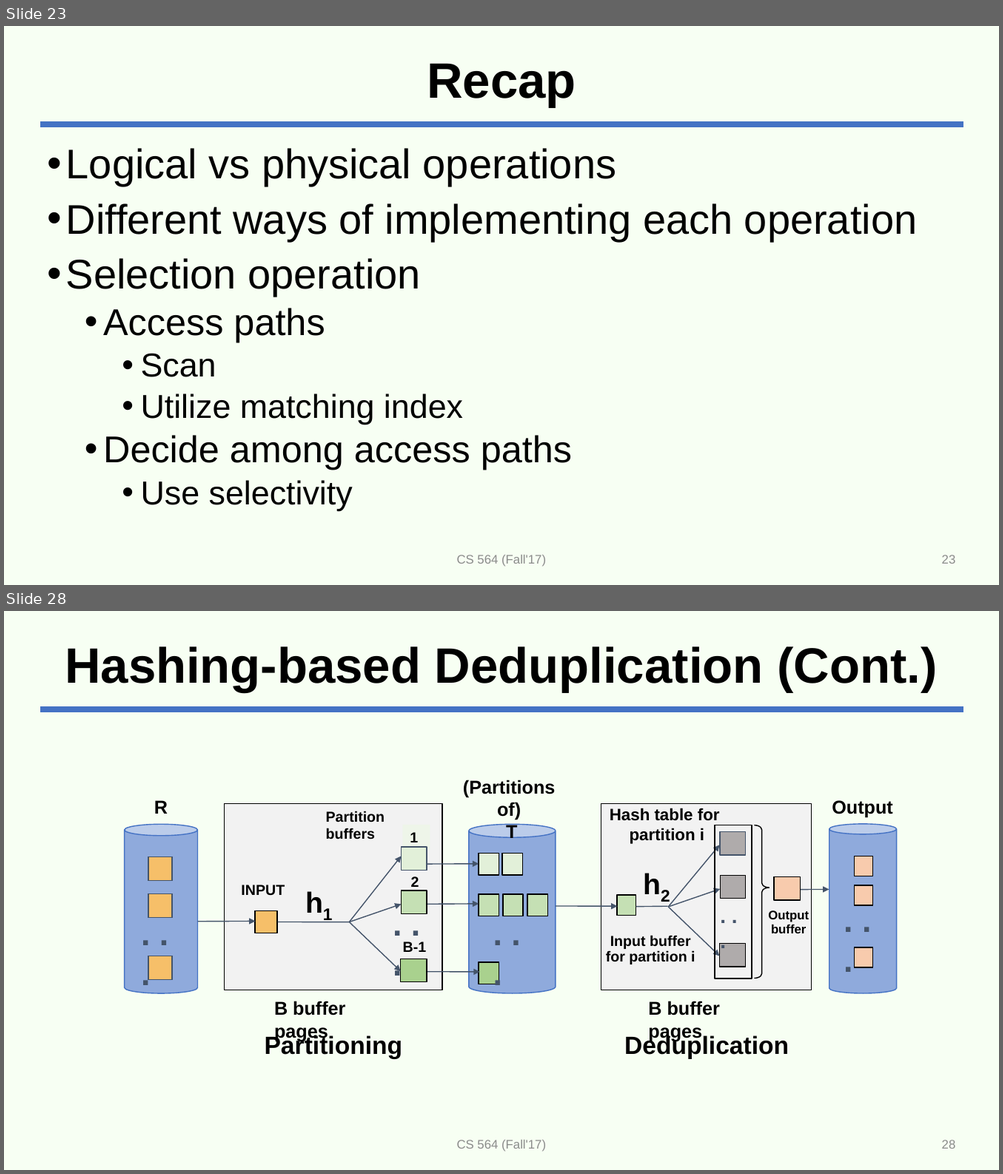
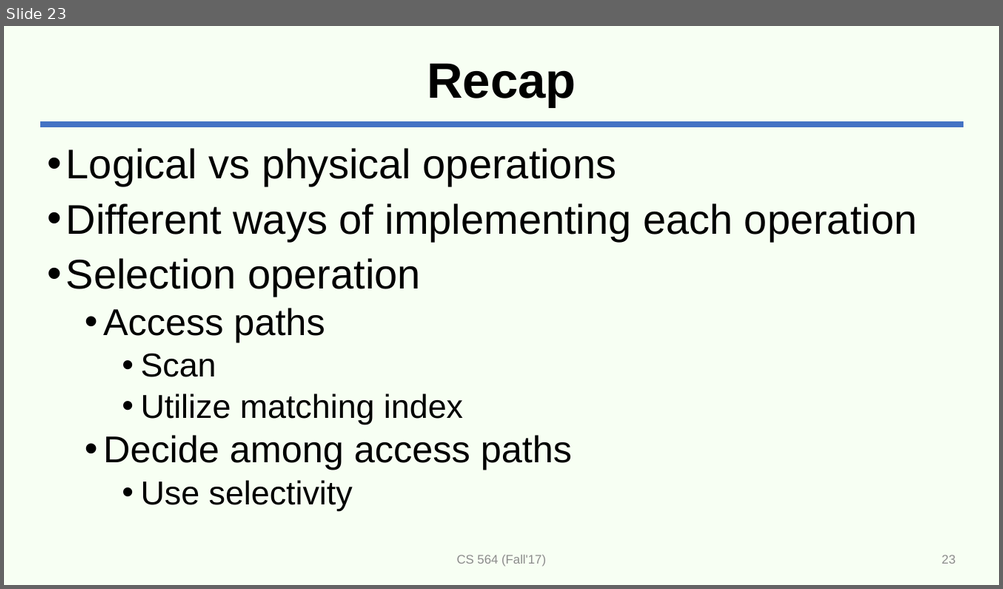
Before and after one commit to adelaneh/adelaneh.github.io, a slide deck: cs564_fall17/slides/lecture20-rel-ops.pptx. Shown one above the other, each under a label of ours: slides 23 and 28 before the commit, slide 23 after it; the slides between them are not shown. The pictures are 1003x1174 and 1003x589 pixels, drawn with LibreOffice and Linux fonts; fonts in the diff are those of the drawing. Boxes give left, top, right and bottom in pixels: in the first picture for what was removed or moved away, otherwise in the second. Text is boxed around its words. In the diff, an @@ line names an element or a change of style, - is before the commit and + after.

```diff
--- a/cs564_fall17/slides/lecture20-rel-ops.pptx
+++ b/cs564_fall17/slides/lecture20-rel-ops.pptx
@@ slide 28 removed at (4, 611, 999, 1170), background #E4FFD5 at 28% opacity; not listed: 1 template element that a slide beside it also shows @@
@@ title removed at (65, 647, 936, 692) @@
-Hashing-based Deduplication (Cont.)
@@ text removed at (463, 780, 555, 838) @@
-(Partitions of)
-T
@@ freeform shape removed at (224, 803, 442, 990) @@
@@ freeform shape removed at (601, 803, 811, 990) @@
@@ text removed at (609, 808, 720, 844) @@
-Hash table for
-partition i
@@ freeform shape removed at (714, 825, 751, 979) @@
@@ right brace removed at (754, 825, 768, 978) @@
@@ arrow removed from (427, 864) to (478, 864) @@
@@ text removed at (241, 885, 284, 896) @@
-INPUT
@@ freeform shape removed at (617, 895, 636, 915) @@
@@ freeform shape removed at (774, 877, 800, 900) @@
@@ arrow removed from (800, 890) to (829, 889) @@
@@ group removed at (829, 800, 896, 994): 3 freeform shapes, 2 texts, 1 cylinder @@
-Output
-. . .
@@ group removed at (124, 800, 197, 994): 3 rectangles, 2 texts, 1 cylinder @@
-R
-. . .
@@ arrow removed from (197, 921) to (256, 921) @@
@@ freeform shape removed at (256, 911, 278, 934) @@
@@ group removed at (278, 811, 441, 982): 5 texts, 3 freeform shapes, 3 arrows, 1 rectangle, 1 line @@
-Partition buffers
-2
-1
-h1
-B-1
-. . .
@@ arrow removed from (427, 904) to (478, 904) @@
@@ group removed at (469, 824, 555, 994): 6 freeform shapes, 1 cylinder, 1 text @@
-. . .
@@ arrow removed from (555, 906) to (617, 906) @@
@@ group removed at (635, 832, 754, 967): 3 freeform shapes, 3 arrows, 2 texts, 1 line @@
-h2
-. . .
@@ text removed at (768, 911, 808, 934) @@
-Output
-buffer
@@ text removed at (606, 935, 694, 965) @@
-Input buffer
-for partition i
@@ arrow removed from (427, 972) to (480, 972) @@
@@ text removed at (274, 1001, 345, 1042) @@
-B buffer pages
@@ text removed at (648, 1001, 720, 1042) @@
-B buffer pages
@@ text removed at (264, 1034, 403, 1059) @@
-Partitioning
@@ text removed at (624, 1034, 788, 1059) @@
-Deduplication
@@ text removed at (457, 1140, 546, 1152) @@
-CS 564 (Fall'17)
@@ page number removed at (942, 1140, 956, 1149) @@
-28
```
Also in this commit, not shown: 1 slide changed, 11 other slides removed, 2 other files.
